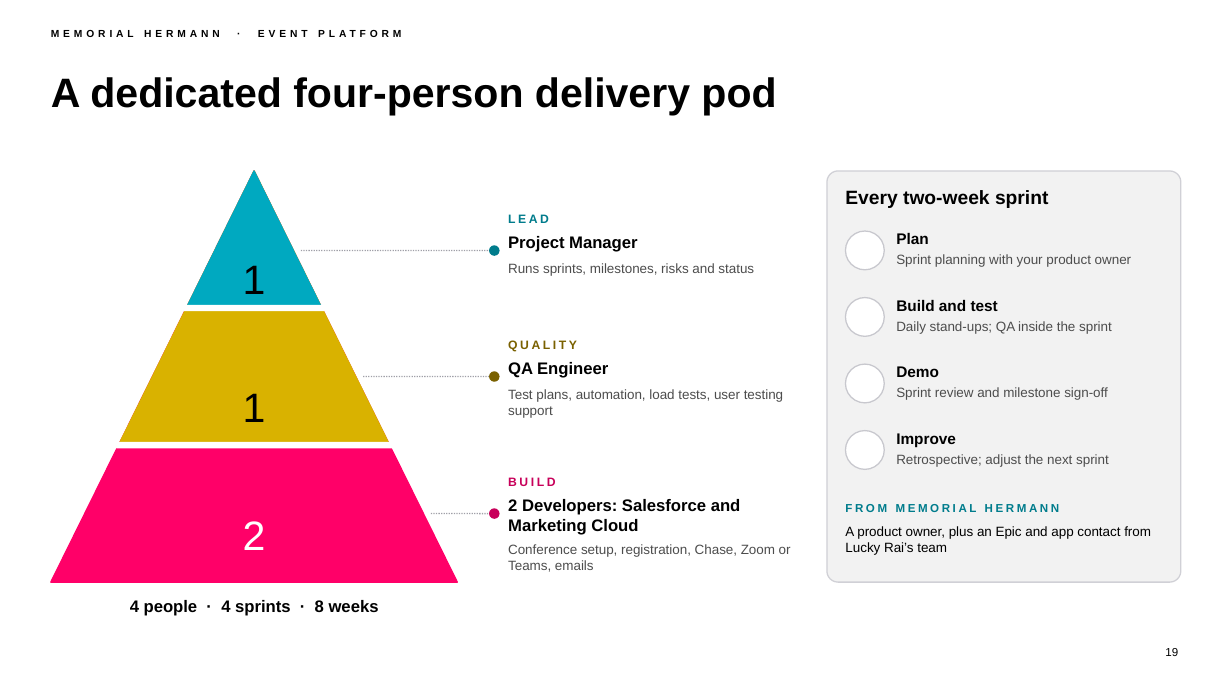
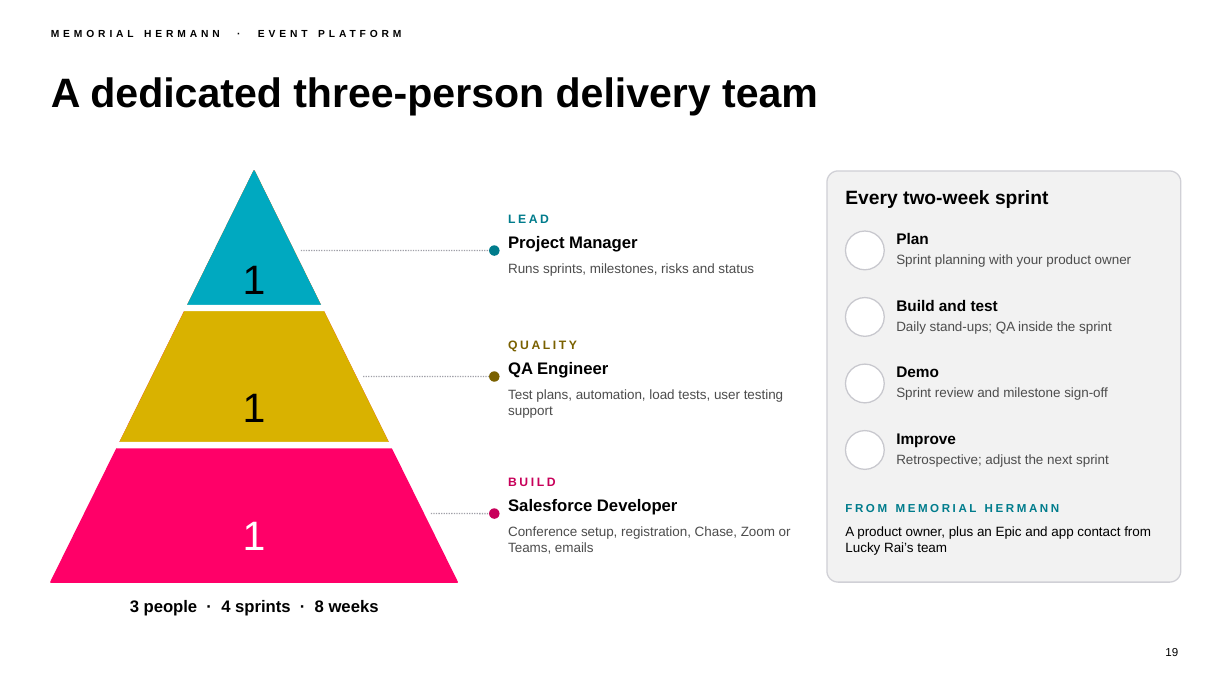
Before and after one commit to chintasurya/preSales_Memorial-hermann, a slide deck: slide 19 of deck/Memorial-Hermann-Event-Platform.pptx. Drawn at 1232x693 pixels with LibreOffice and Linux fonts; fonts in the diff are those of the drawing; background and template pictures are left out. Boxes give left, top, right and bottom in pixels: in the first picture for what was removed or moved away, otherwise in the second. Text is boxed around its words. In the diff, an @@ line names an element or a change of style, - is before the commit and + after.

```diff
--- a/deck/Memorial-Hermann-Event-Platform.pptx
+++ b/deck/Memorial-Hermann-Event-Platform.pptx
@@ title at (51,77,818,115): text changed @@
-A dedicated four-person delivery pod
+A dedicated three-person delivery team
@@ text at (508,499,678,515): text changed @@
-2 Developers: Salesforce and Marketing Cloud
+Salesforce Developer
@@ text at (243,521,266,550): text changed @@
-2
+1
@@ text "Conference setup, registration, Chase, Zoom ...": place and size @@
-text "Conference setup, registration, Chase, Zoom ..." at (508,544,791,572)
+text "Conference setup, registration, Chase, Zoom ..." at (508,526,791,554)
@@ text at (130,600,379,616): text changed @@
-4 people · 4 sprints · 8 weeks
+3 people · 4 sprints · 8 weeks
```
Also in this commit, not shown: 1 other slide changed, 5 other files.
